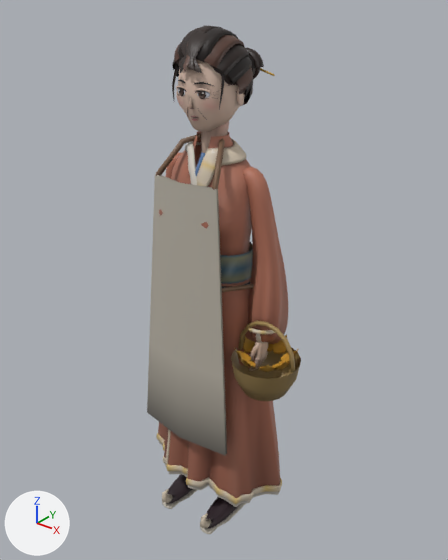
One commit to the glTF model assets/characters/fishwife_lu.glb: the scene before it, then after it.
Before and after are seen from a camera (50 mm lens) standing at (1.29, -1.558, 1.997) and looking at (0.021, 0.029, 1.013). Every picture has the same lights, and +X, +Y and +Z are marked at lower left. The picture after the commit comes second. Vertices at exactly the same position are counted once.

The first picture shows 'body'.
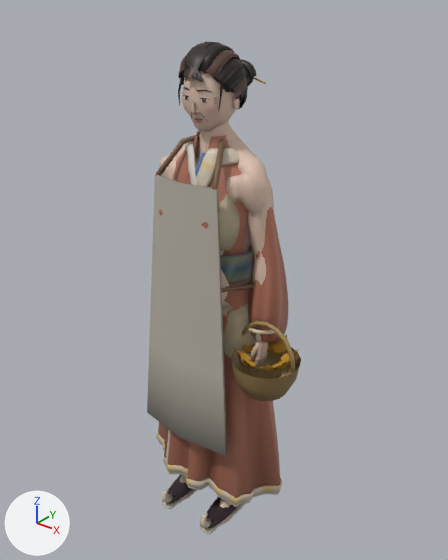
What the commit changed:
me_body is used by ob_body; location (0.0, 0.0, 0.0).
me_body had 17419 vertices, 33247 faces and spanned x -0.3..0.4, y -0.22..0.22, z 0.0..1.87.
me_body now has 8326 vertices, 15650 faces and spans x -0.3..0.4, y -0.22..0.22, z 0.0..1.65.
me_body part 1: 109 loose pieces with 8087 vertices, spanning x -0.25..0.25, y -0.13..0.2, z 0.74..1.87, are deleted.
me_body part 2: 5 vertices moved within x -0.04..0.04, y -0.01..0.05, z 1.57..1.61; 920 vertices removed from x -0.1..0.1, y -0.11..0.13, z 1.56..1.85; 51 vertices added at x -0.04..0.04, y -0.03..0.04, z 1.57..1.65.
Other edits to the shape of me_body do not show in these pictures.
me_body no longer uses material mat_plain.
me_body no longer uses material mat_glow.
Mesh me_own is new.
It has 9372 vertices, 18131 faces and spans x -0.251..0.251, y -0.112..0.176, z 0.738..1.826.
Faces by material slot: [12449, 5586, 96].
It uses material mat_toon.
It uses material mat_plain.
It uses material mat_glow.
Mesh me_bare is new.
It has 5494 vertices, 10968 faces and spans x -0.26..0.26, y -0.16..0.17, z 0.0..1.64.
It uses material mat_toon.
Object 'own' (ob_own) is new; it shows me_own.
Its location is (0.0, 0.0, 0.0).
Object 'bare' (ob_bare) is new; it shows me_bare.
Its location is (0.0, 0.0, 0.0).

Location of each change, (x1, y1, x2, y2) in pixels of the pictures (448 x 560 px):
'body', reshaped (21% shorter)
    before: (147, 25, 301, 534)
    after: (147, 131, 301, 534)
'bare', added
    after: (159, 120, 274, 523)
'own', added
    after: (178, 41, 269, 371)
    faces in mat_toon: (178, 41, 269, 371)
    faces in mat_plain: (181, 72, 218, 123)
part 1 of me_body, deleted
    before: (172, 25, 275, 371)
part 2 of me_body, cut back (brown)
    before: (176, 59, 240, 143)
